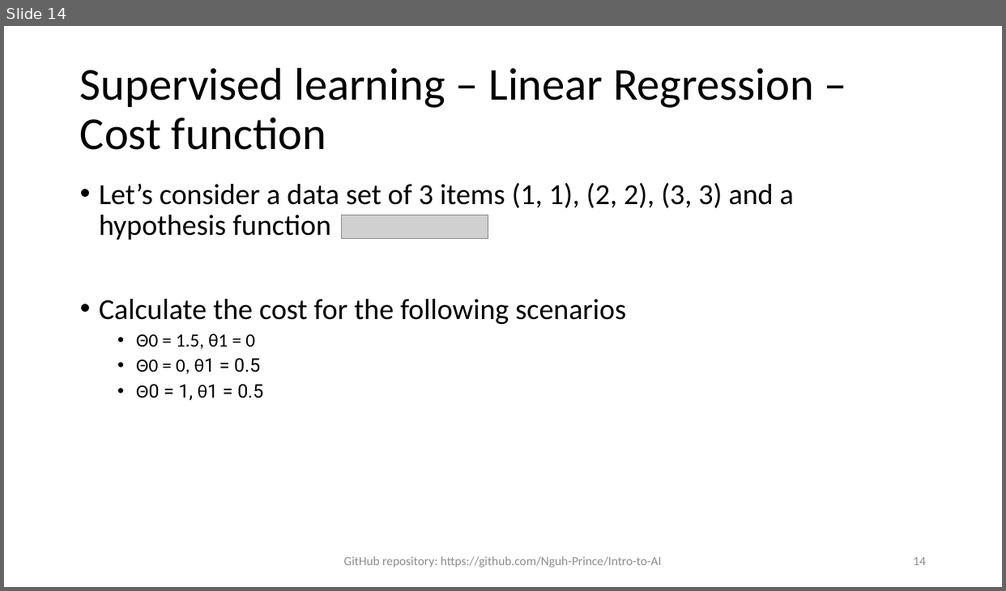
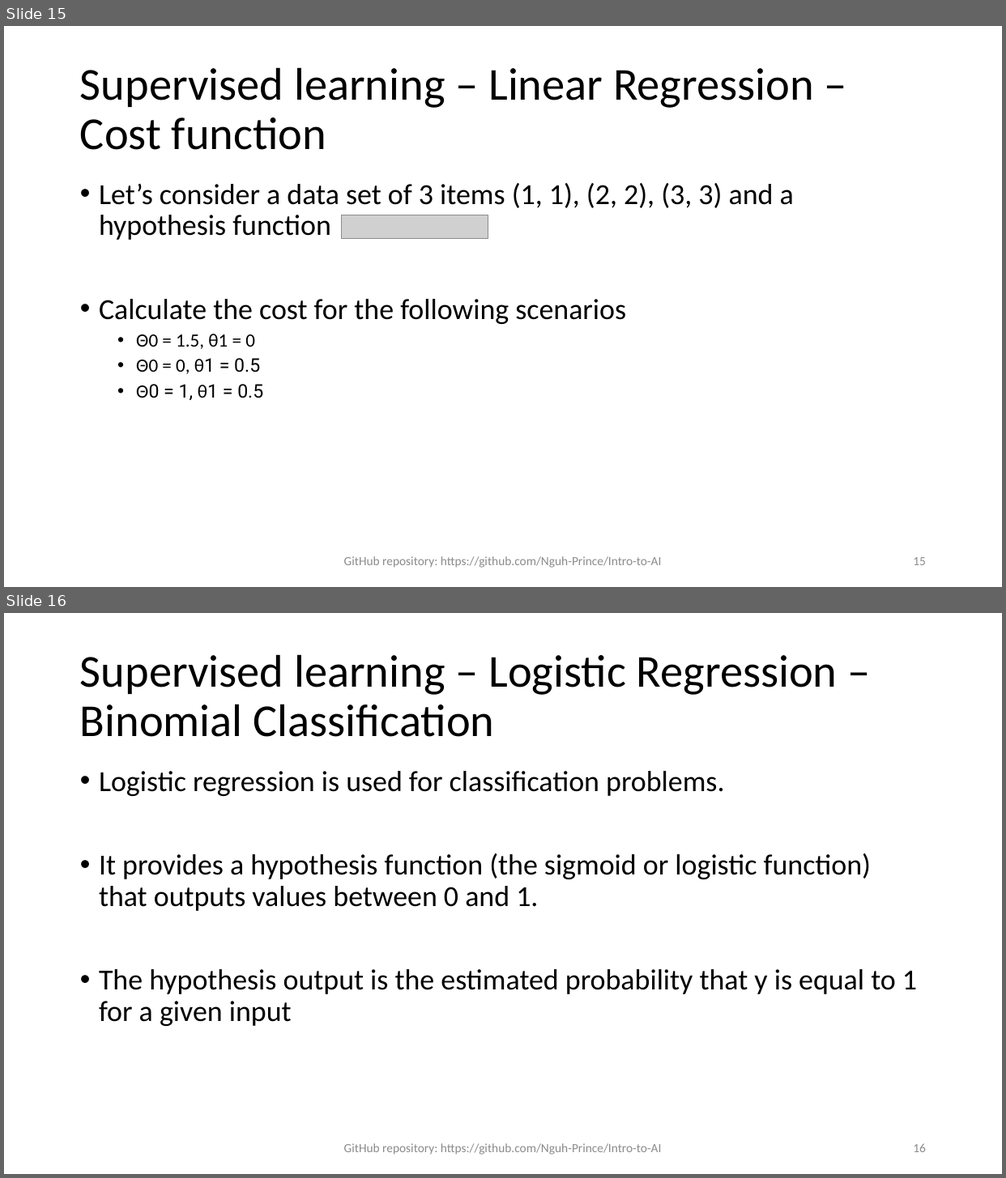
Before and after one commit to Nguh-Prince/Intro-to-AI, a slide deck: Chapter V - Learning/Chapter V Learning.pptx. Shown one above the other, each under a label of ours: slide 14 before the commit, slides 15 and 16 after it. The pictures are 1006x591 and 1006x1178 pixels, drawn with LibreOffice and Linux fonts; fonts in the diff are those of the drawing; grey boxes stand for pictures. Boxes give left, top, right and bottom in pixels: in the first picture for what was removed or moved away, otherwise in the second. Text is boxed around its words. In the diff, an @@ line names an element or a change of style, - is before the commit and + after.

Commit message:
Added logistic regression and gradient descent to Ch V

```diff
--- a/Chapter V - Learning/Chapter V Learning.pptx
+++ b/Chapter V - Learning/Chapter V Learning.pptx
@@ slide 16 added at (4, 613, 1002, 1174), background #FFFFFF @@
@@ title added at (80, 654, 837, 737), 44 pt, text #000000 @@
+Supervised learning – Logistic Regression – Binomial Classification
@@ text added at (99, 771, 917, 1026), 28 pt, text #000000 @@
+• Logistic regression is used for classification problems.
+• It provides a hypothesis function (the sigmoid or logistic function) that outputs values between 0 and 1.
+• The hypothesis output is the estimated probability that y is equal to 1 for a given input
@@ text added at (344, 1144, 662, 1155), 12 pt, text #8C8C8C @@
+GitHub repository: https://github.com/Nguh-Prince/Intro-to-AI
@@ page number added at (913, 1144, 926, 1152), 12 pt, text #8C8C8C @@
+16
@@ what was slide 14 is now slide 15 @@
@@ page number at (913, 557, 926, 565): text changed @@
-14
+15
```
Also in this commit, not shown: 1 slide changed, 7 other slides added, 1 other file.
